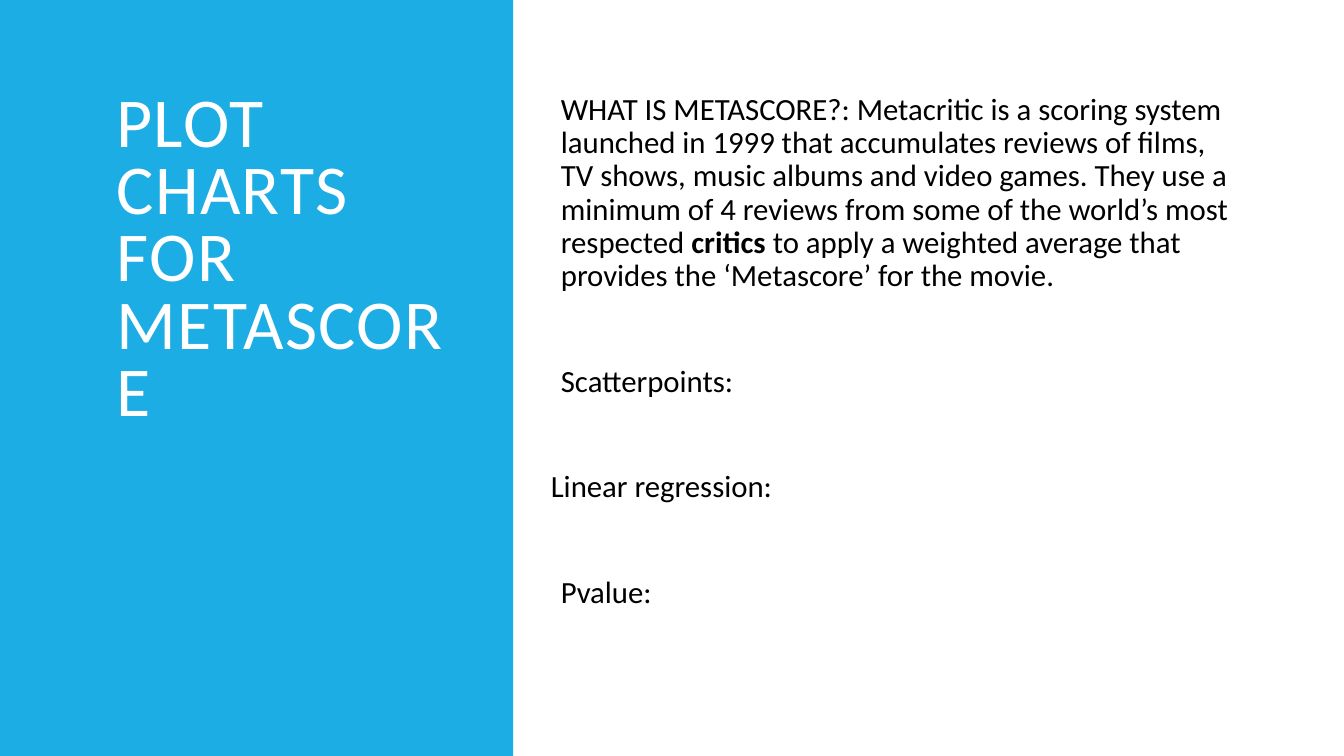
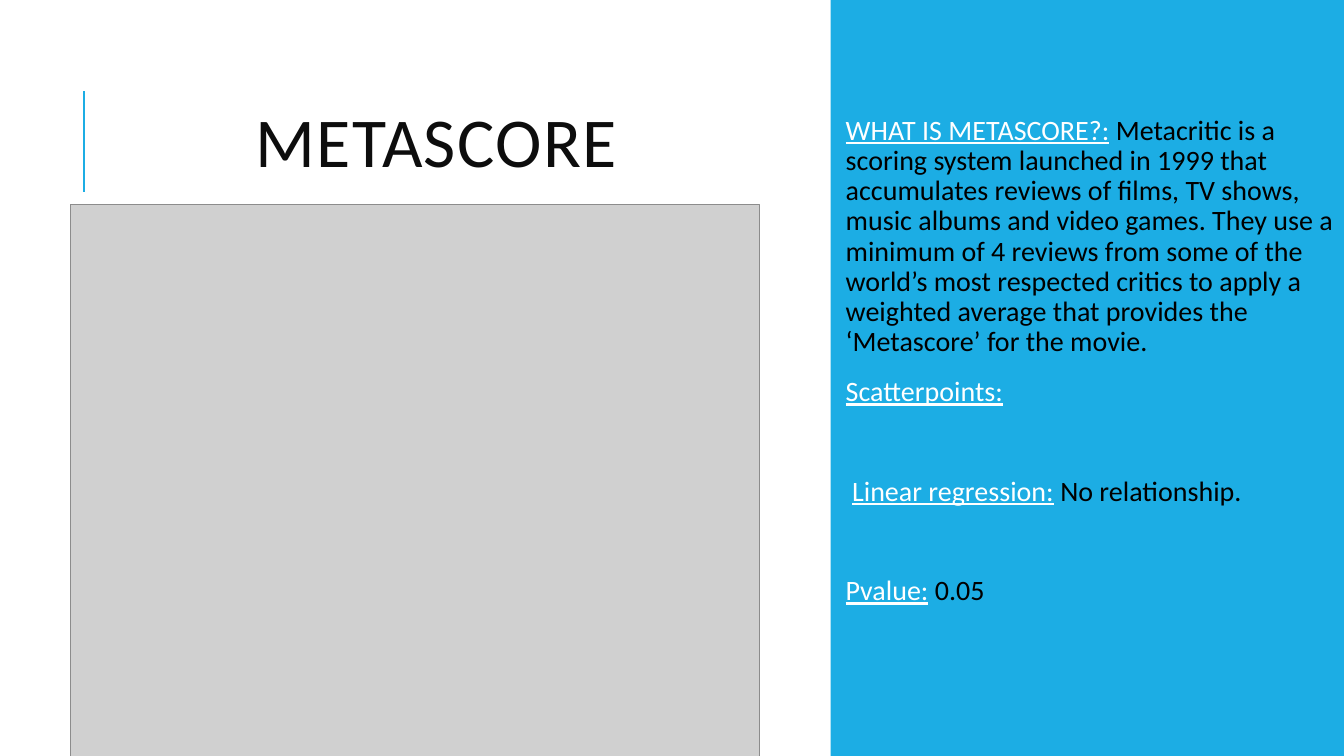
Before and after one commit to Abby-Boulter/Project1, a slide deck: slide 2 of data/Project 1 Presentation.pptx. Drawn at 1344x756 pixels with LibreOffice and Linux fonts; fonts in the diff are those of the drawing; grey boxes stand for pictures. Boxes give left, top, right and bottom in pixels: in the first picture for what was removed or moved away, otherwise in the second. Text is boxed around its words. In the diff, an @@ line names an element or a change of style, - is before the commit and + after.

```diff
--- a/data/Project 1 Presentation.pptx
+++ b/data/Project 1 Presentation.pptx
@@ text "WHAT IS METASCORE?: Metacritic is ...": place and size @@
-text "WHAT IS METASCORE?: Metacritic is ..." at (551, 98, 1228, 604)
+text "WHAT IS METASCORE?: Metacritic is ..." at (846, 120, 1332, 605)
@@ text "WHAT IS METASCORE?: Metacritic is ..." at (846, 120, 1332, 605): vertical alignment top to middle @@
@@ rectangle: place and size @@
-rectangle at (0, 0, 513, 756)
+rectangle at (831, 0, 1344, 756)
@@ title "METASCORE" at (255, 121, 616, 168): vertical alignment top to middle @@
@@ line added from (84, 192) to (84, 91), #1CADE4 1.5 pt @@
@@ title at (255, 121, 616, 168): text changed; text colour #FFFFFF to #0D0D0D @@
-PLOT CHARTS FOR METASCORE
+METASCORE
@@ text at (846, 120, 1332, 406): size 22 to 20 pt in "WHAT IS METASCORE?: Metacritic is a scoring ...", "Scatterpoints:"; text colour #000000 to #FFFFFF, underline on in "WHAT IS METASCORE?:", "Scatterpoints:"; bold off in "critics" @@
@@ picture added at (71, 205, 759, 756) @@
@@ text at (846, 481, 1241, 605): text changed; size 22 to 20 pt; text colour #000000 to #FFFFFF @@
-Linear regression:
-  Pvalue:
+  Linear regression: No relationship.
+  Pvalue: 0.05
```
Also in this commit, not shown: 2 other slides changed, 6 other files.
